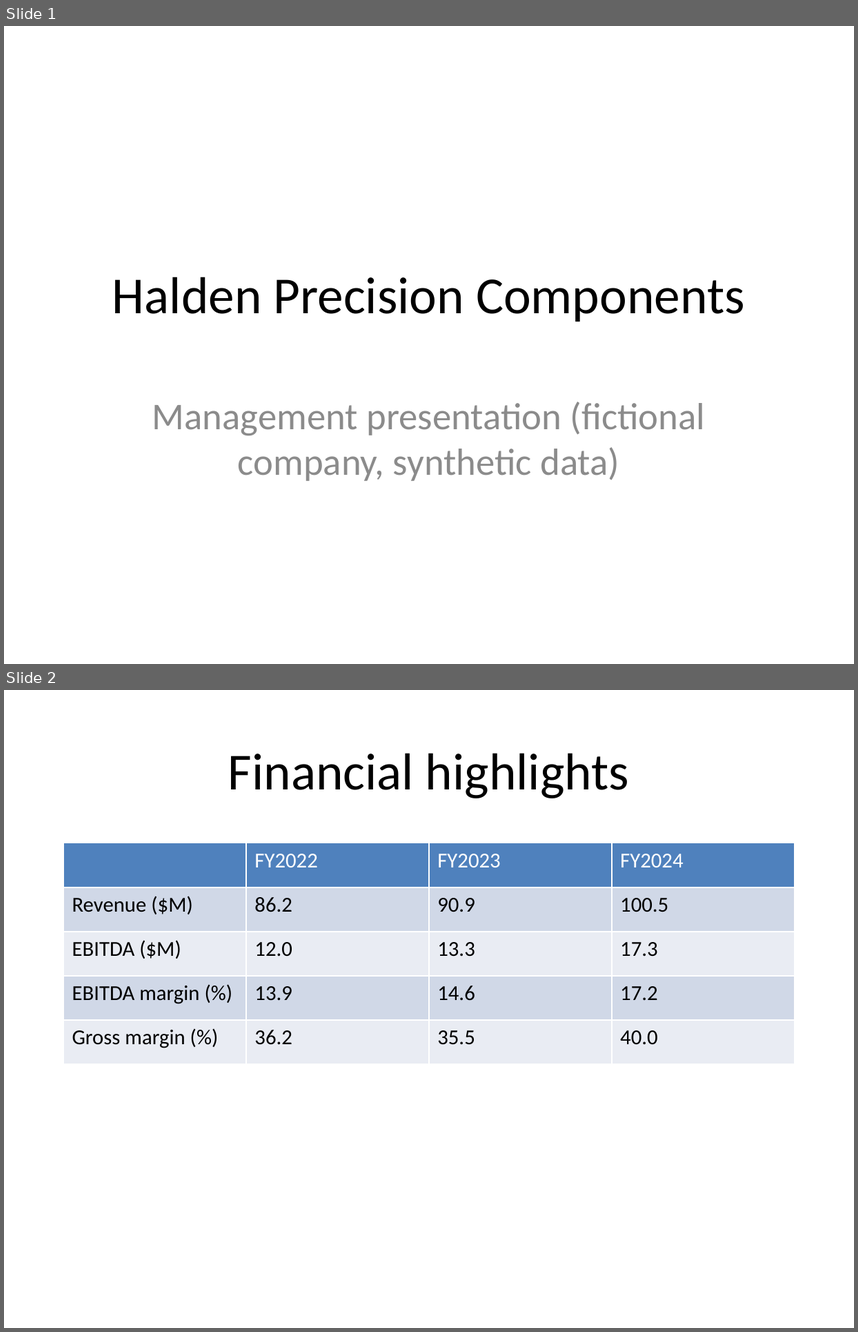
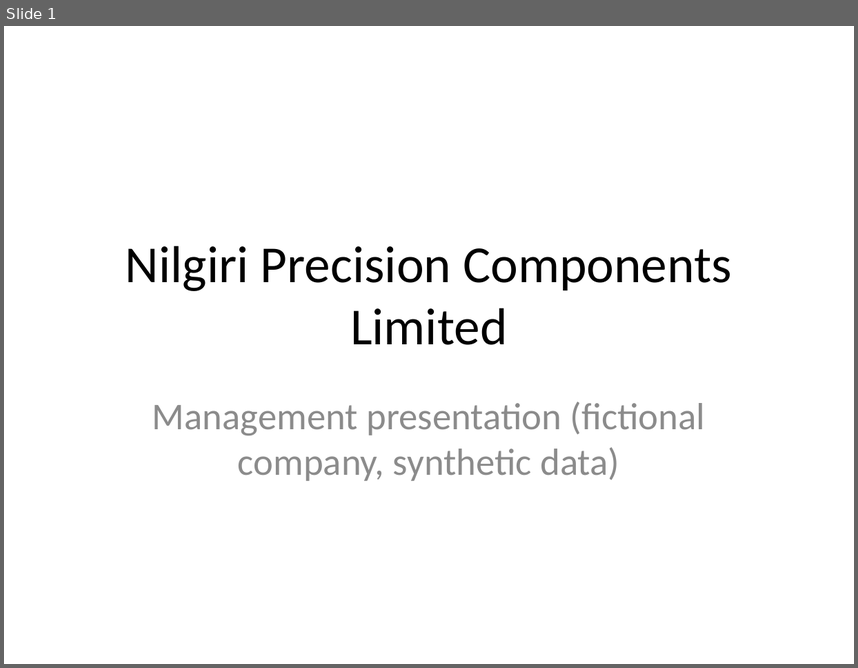
Before and after one commit to jaswanthpashuvula/MA-valuation-risk--engin, a slide deck: sample_deal/management_deck.pptx. Shown one above the other, each under a label of ours: slides 1 and 2 before the commit, slide 1 after it. The pictures are 858x1332 and 858x668 pixels, drawn with LibreOffice and Linux fonts; fonts in the diff are those of the drawing. Boxes give left, top, right and bottom in pixels: in the first picture for what was removed or moved away, otherwise in the second. Text is boxed around its words. In the diff, an @@ line names an element or a change of style, - is before the commit and + after.

```diff
--- a/sample_deal/management_deck.pptx
+++ b/sample_deal/management_deck.pptx
@@ slide 2 removed at (4, 690, 854, 1328), background #FFFFFF @@
@@ title removed at (228, 753, 629, 798) @@
-Financial highlights
@@ table removed at (63, 843, 795, 1064), 5 rows, 4 columns @@
- | FY2022 | FY2023 | FY2024
-Revenue ($M) | 86.2 | 90.9 | 100.5
-EBITDA ($M) | 12.0 | 13.3 | 17.3
-EBITDA margin (%) | 13.9 | 14.6 | 17.2
-Gross margin (%) | 36.2 | 35.5 | 40.0
@@ slide 1 changed as well @@
@@ title at (125, 245, 731, 345): text changed @@
-Halden Precision Components
+Nilgiri Precision Components Limited
```
Also in this commit, not shown: 1 other slide changed, 1 slide added, 4 other files.
